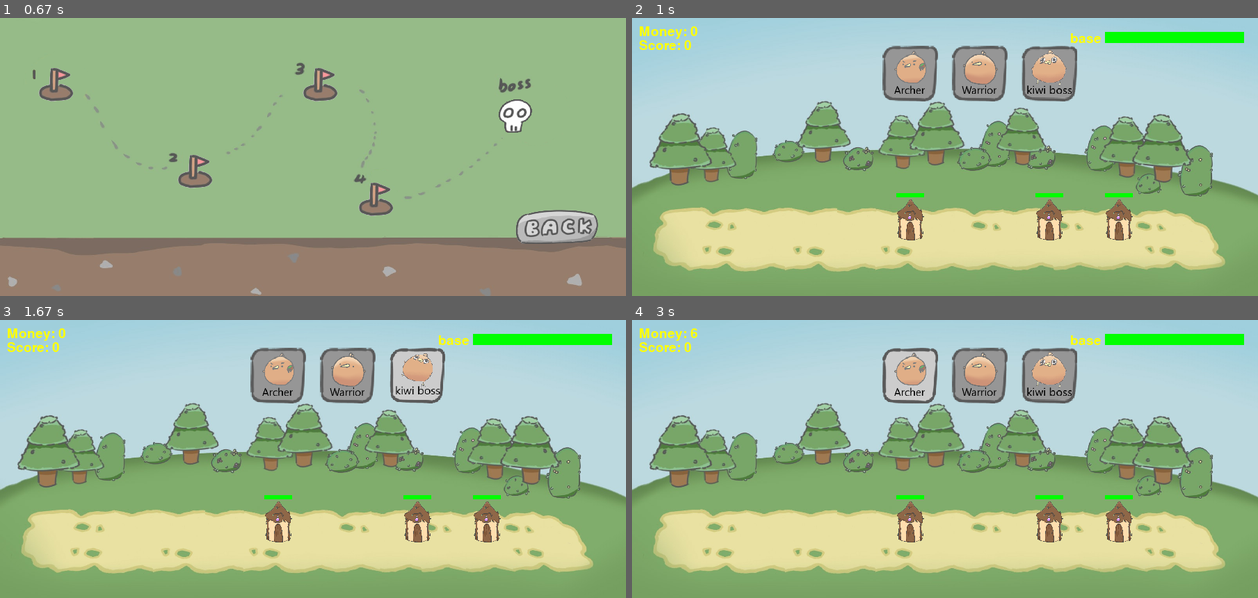
Above: before the commit, frames 1-4 (two rows, left to right).
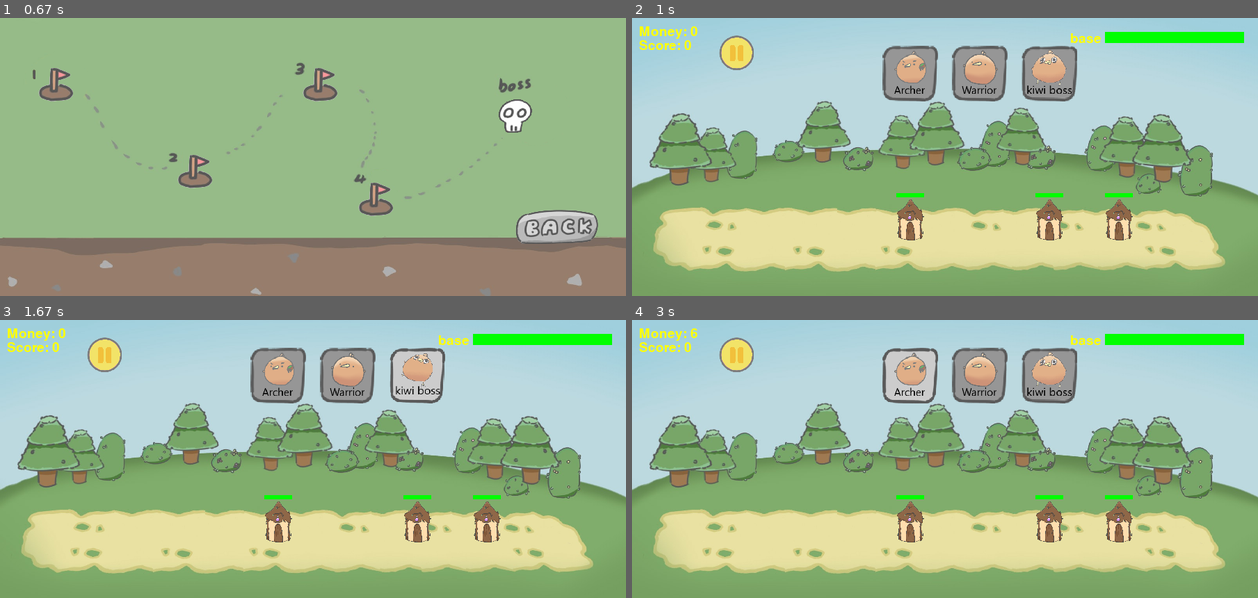
Above: after the commit, the same moments.

Repository: kerothefrog/Actual_Pygame
Game: pygame game, started from main.py
The game is run twice, just before and just after one commit, with the same random seed, the same clock (stepped at 60 frames per second) and the same inputs.
Inputs (mouse positions are in pixels of both pictures, inside the frame that each line leads up to):
- Up to frame 1 (0.67 s): click (137, 87) at 0.38 s
- Up to frame 2 (1 s): click (688, 84) at 0.72 s
- Up to frame 3 (1.67 s): click (406, 361) at 1.05 s; tap Enter at 1.33 s
- Up to frame 4 (3 s): click (738, 353) at 1.72 s; click (1063, 403) at 2.22 s; click (907, 375) at 2.72 s

Frame 1 is identical in both runs. In frame 2, 0.5% of the frame differs, in the area x 14-20%, y 6-19%; in frame 3, 0.5%; in frame 4, 0.5%.

Commit message:
pause button

Diff:
--- a/button.py
+++ b/button.py
@@ -3,7 +3,7 @@
 
 class Interactive_button(pygame.sprite.Sprite):
     def __init__(self,location:tuple,
-                font:pygame.font.SysFont,
+                font=None,
                 text='',
                 button_surf = None,
                 hover_button_surf = None,
@@ -22,18 +22,19 @@
         self.size = (0,0)
 
         #button size
-        proper_size = self.setSize()
-        if size != (0,0):
-            try:
-                if size[0] < proper_size[0] or size[1] < proper_size[1]:
-                    raise SizeInvalidException
-                else:
-                    self.size = size
-            except:
-                print('interactive button size invalid')
-                sys.exit()
-        else:
-            self.size = proper_size
+        if self.text != '':
+            proper_size = self.setSize()
+            if size != (0,0):
+                try:
+                    if size[0] < proper_size[0] or size[1] < proper_size[1]:
+                        raise SizeInvalidException
+                    else:
+                        self.size = size
+                except:
+                    print('interactive button size invalid')
+                    sys.exit()
+            else:
+                self.size = proper_size
 
 
         self.text_surf = self.setText()
--- a/g_var.py
+++ b/g_var.py
@@ -1,2 +1,3 @@
 player_money = 1000
 score = 0
+paused = False
--- a/gameplay.py
+++ b/gameplay.py
@@ -1,5 +1,6 @@
 import pygame, time, os, random, sys, math
 import g_var
+from button import Interactive_button
 
 def spawning_timer(enemy_group:pygame.sprite.Group, level_state:str, time):
     if level_state == 'gameplay1':
@@ -31,6 +32,15 @@
     elif level_state == 'gameplay5':
         return int(math.pow(time/5,1.1))
 
+def load_image(path, size=(30,30), color=(0,0,255)):
+        if os.path.exists(path):
+            img = pygame.image.load(path).convert_alpha()
+            return pygame.transform.scale(img, size)
+        else:
+            surf = pygame.Surface(size)
+            surf.fill(color)
+
+
 # --- 初始化 ---
 def play_game(screen:pygame.Surface, level_state:str):
     # pygame.init()
@@ -54,22 +64,17 @@
     # --- 遊戲參數 ---
     last_income_time = time.time()
     BASE_HP = 100
+    g_var.paused = False
     g_var.player_money = 0
     g_var.score = 0
 
 
     # --- 圖片路徑 ---
-    MELEE_IMAGE_PATH = "birdani/kiwi_bird_1.png"
-    RANGE_IMAGE_PATH = "birdani/kiwi_bird_attack_1.png"
-    ENEMY_IMAGE_PATH = "mushrooms/香菇1_20250429134900.png"
-
-    def load_image(path, size=(30,30), color=BLUE):
-        if os.path.exists(path):
-            img = pygame.image.load(path).convert_alpha()
-            return pygame.transform.scale(img, size)
-        else:
-            surf = pygame.Surface(size)
-            surf.fill(color)
+    # MELEE_IMAGE_PATH = "birdani/kiwi_bird_1.png"
+    # RANGE_IMAGE_PATH = "birdani/kiwi_bird_attack_1.png"
+    # ENEMY_IMAGE_PATH = "mushrooms/香菇1_20250429134900.png"
+
+
 
     # melee_image = load_image(MELEE_IMAGE_PATH, (30,30), BLUE)
     # range_image = load_image(RANGE_IMAGE_PATH, (30,30), GREEN)
@@ -78,6 +83,32 @@
     # --- 背景 ---
     background = pygame.image.load("misks/background.png").convert()
     background = pygame.transform.scale(background, (WIDTH, HEIGHT))
+
+    pause_menu = pygame.image.load("UI/paused_menu.png").convert_alpha()
+    pause_menu = pygame.transform.scale(pause_menu, (560, 340))
+
+    pause_button = pygame.sprite.GroupSingle(Interactive_button(
+        location = (150,50),
+        font=font,
+        button_surf=load_image("UI/pause_button.png", size=(50,50)),
+        hover_button_surf=load_image("UI/pause_button.png", size=(50,50)),
+        size=(50,50)
+    ))
+    pause_menu_back_button = pygame.sprite.GroupSingle(Interactive_button(
+        location=(620,120),
+        font=font,
+        button_surf=load_image("UI/backb.png", size=(75,75)),
+        hover_button_surf=load_image("UI/backb.png", size=(75,75)),
+        size=(75,75)
+    ))
+    pause_menu_quit_button = pygame.sprite.GroupSingle(Interactive_button(
+        location=(300,230),
+        font=font,
+        button_surf=load_image("UI/quit_button.png", size=(150,75)),
+        hover_button_surf=load_image("UI/quit_button.png", size=(150,75)),
+        size=(150,75)
+    ))
+
 
     # --- 群組 ---
     allies = pygame.sprite.Group()
@@ -374,201 +405,230 @@
     running = True
     while running:
         clock.tick(60)
-        screen.blit(background, (0, 0))
         mouse_button_down_event = False
 
-        # 每秒加錢
-        now = time.time()
-        if now - last_income_time >= 1:
-            g_var.player_money += 3
-            last_income_time = now
-
-        # 事件
-        for event in pygame.event.get():
-
-            if event.type==pygame.QUIT:
-                pygame.quit()
-                sys.exit()
-
-            if event.type == enemy_spawn:   #enemy spawning
-                for i in range(spawning_timer(enemy_group=enemies, level_state=level_state, time=now-game_started_time)):
-                    temp = random.randint(0,3)
-                    if temp==0:
-
-                        enemies.add(Enemy(
-                            x=WIDTH + (random.randint(50,300)),
+        current_tick_screen = screen.copy()
+
+        if g_var.paused:
+            for event in pygame.event.get():
+                if event.type == pygame.QUIT:
+                    pygame.quit()
+                    sys.exit()
+
+            if pause_menu_back_button.sprite.is_pressed():
+                g_var.paused = False
+            if pause_menu_quit_button.sprite.is_pressed():
+                return
+
+            screen.blit(current_tick_screen,(0,0))
+            screen.blit(pause_menu,(200,50))
+            pause_menu_back_button.draw(screen)
+            pause_menu_back_button.update(screen)
+            pause_menu_quit_button.draw(screen)
+            pause_menu_quit_button.update(screen)
+
+        else:
+            # 每秒加錢
+            now = time.time()
+            if now - last_income_time >= 1:
+                g_var.player_money += 3
+                last_income_time = now
+
+            # 事件
+            for event in pygame.event.get():
+
+                if event.type==pygame.QUIT:
+                    pygame.quit()
+                    sys.exit()
+
+                if event.type == enemy_spawn:   #enemy spawning
+                    for i in range(spawning_timer(enemy_group=enemies, level_state=level_state, time=now-game_started_time)):
+                        temp = random.randint(0,3)
+                        if temp==0:
+
+                            enemies.add(Enemy(
+                                x=WIDTH + (random.randint(50,300)),
+                                y=300,
+                                images_walk = [pygame.image.load(f"mushrooms/mushroom_walk_{i}.png") for i in range(1,4)],
+                                images_attack = [pygame.image.load(f"mushrooms/mushroom_walk_{i}.png") for i in range(1,4)],
+                                hp=10,
+                                score_when_killed=20,
+                                money_when_killed=1
+                            ))
+
+                        elif temp ==1:
+
+                            enemies.add(Enemy(
+                                x=WIDTH + (random.randint(50,300)),
+                                y=300,
+                                images_walk = [pygame.image.load(f"mushrooms/mushroom2_walk_{i}.png") for i in range(1,4)],
+                                images_attack = [pygame.image.load(f"mushrooms/mushroom2_walk_{i}.png") for i in range(1,4)],
+                                hp=25,
+                                score_when_killed=50,
+                                money_when_killed=3
+                            ))
+
+                        elif temp ==2:
+
+                            enemies.add(Enemy(
+                                x=WIDTH + (random.randint(50,300)),
+                                y=300,
+                                images_walk = [pygame.image.load(f"mushrooms/mushroom3_walk_{i}.png") for i in range(1,8)],
+                                images_attack = [pygame.image.load(f"mushrooms/mushroom3_walk_{i}.png") for i in range(1,8)],
+                                hp=40,
+                                score_when_killed=80,
+                                money_when_killed=3
+                            ))
+
+                        else:
+
+                            enemies.add(Enemy(
+                                x=WIDTH + (random.randint(50,300)),
+                                y=300,
+                                images_walk = [pygame.image.load(f"mushrooms/mushroom4_walk_{i}.png") for i in range(1,7)],
+                                images_attack = [pygame.image.load(f"mushrooms/mushroom4_walk_{i}.png") for i in range(1,7)],
+                                hp=15,
+                                score_when_killed=30,
+                                money_when_killed=1
+                            ))
+
+                if event.type==pygame.KEYDOWN:
+                    pass
+
+                if event.type == pygame.MOUSEBUTTONDOWN:
+                    mouse_button_down_event = True
+
+                #spawning_warriors
+                if event.type == warrior_spawn:
+                    if g_var.player_money >= 10:
+                        walk_images = [pygame.image.load(f"birdani/kiwi_bird_{i}.png") for i in range(1,9)]
+                        attack_images = [pygame.image.load(f"birdani/kiwi_bird_jump_{i}.png") for i in range(1,8)]
+                        allies.add(Unit(
+                            x=50,
                             y=300,
-                            images_walk = [pygame.image.load(f"mushrooms/mushroom_walk_{i}.png") for i in range(1,4)],
-                            images_attack = [pygame.image.load(f"mushrooms/mushroom_walk_{i}.png") for i in range(1,4)],
-                            hp=10,
-                            score_when_killed=20,
-                            money_when_killed=1
+                            images_walk=walk_images,
+                            images_attack=attack_images,
+                            attack=5,
+                            attack_speed=0.8,
+                            hp=40,
+                            range_type="melee",
+                            move_speed=2.0,
+                            attack_range=40
                         ))
-
-                    elif temp ==1:
-
-                        enemies.add(Enemy(
-                            x=WIDTH + (random.randint(50,300)),
+                        g_var.player_money -=10
+
+                if event.type == archer_spawn:
+                    if g_var.player_money >= 15:
+                        walk_images = [pygame.image.load(f"birdani/kiwi_bird_{i}.png") for i in range(1,9)]
+                        attack_images = [pygame.image.load(f"birdani/kiwi_bird_attack_{i}.png") for i in range(1,5)]
+                        allies.add(Unit(
+                            x=50,
                             y=300,
-                            images_walk = [pygame.image.load(f"mushrooms/mushroom2_walk_{i}.png") for i in range(1,4)],
-                            images_attack = [pygame.image.load(f"mushrooms/mushroom2_walk_{i}.png") for i in range(1,4)],
+                            images_walk= walk_images,
+                            images_attack= attack_images,
+                            attack=8,
+                            attack_speed=0.5,
                             hp=25,
-                            score_when_killed=50,
-                            money_when_killed=3
-                        ))
-
-                    elif temp ==2:
-
-                        enemies.add(Enemy(
-                            x=WIDTH + (random.randint(50,300)),
+                            range_type="ranged",
+                            move_speed=1,
+                            attack_range=150))
+                        g_var.player_money -=15
+
+                if event.type == kiwi_boss_spawn:
+                    if g_var.player_money >= 40:
+                        walk_images = [pygame.image.load(f"birdani/kiwi_bird_{i}.png") for i in range(1,9)]
+                        attack_images = [pygame.image.load(f"birdani/kiwi_boss_{i}.png") for i in range(1,11)]
+                        allies.add(Unit(
+                            x=50,
                             y=300,
-                            images_walk = [pygame.image.load(f"mushrooms/mushroom3_walk_{i}.png") for i in range(1,8)],
-                            images_attack = [pygame.image.load(f"mushrooms/mushroom3_walk_{i}.png") for i in range(1,8)],
-                            hp=40,
-                            score_when_killed=80,
-                            money_when_killed=3
-                        ))
-
-                    else:
-
-                        enemies.add(Enemy(
-                            x=WIDTH + (random.randint(50,300)),
-                            y=300,
-                            images_walk = [pygame.image.load(f"mushrooms/mushroom4_walk_{i}.png") for i in range(1,7)],
-                            images_attack = [pygame.image.load(f"mushrooms/mushroom4_walk_{i}.png") for i in range(1,7)],
-                            hp=15,
-                            score_when_killed=30,
-                            money_when_killed=1
-                        ))
-
-            if event.type==pygame.KEYDOWN:
-                pass
-
-            if event.type == pygame.MOUSEBUTTONDOWN:
-                mouse_button_down_event = True
-
-            #spawning_warriors
-            if event.type == warrior_spawn:
-                if g_var.player_money >= 10:
-                    walk_images = [pygame.image.load(f"birdani/kiwi_bird_{i}.png") for i in range(1,9)]
-                    attack_images = [pygame.image.load(f"birdani/kiwi_bird_jump_{i}.png") for i in range(1,8)]
-                    allies.add(Unit(
-                        x=50,
-                        y=300,
-                        images_walk=walk_images,
-                        images_attack=attack_images,
-                        attack=5,
-                        attack_speed=0.8,
-                        hp=40,
-                        range_type="melee",
-                        move_speed=2.0,
-                        attack_range=40
-                    ))
-                    g_var.player_money -=10
-
-            if event.type == archer_spawn:
-                if g_var.player_money >= 15:
-                    walk_images = [pygame.image.load(f"birdani/kiwi_bird_{i}.png") for i in range(1,9)]
-                    attack_images = [pygame.image.load(f"birdani/kiwi_bird_attack_{i}.png") for i in range(1,5)]
-                    allies.add(Unit(
-                        x=50,
-                        y=300,
-                        images_walk= walk_images,
-                        images_attack= attack_images,
-                        attack=8,
-                        attack_speed=0.5,
-                        hp=25,
-                        range_type="ranged",
-                        move_speed=1,
-                        attack_range=150))
-                    g_var.player_money -=15
-
-            if event.type == kiwi_boss_spawn:
-                if g_var.player_money >= 40:
-                    walk_images = [pygame.image.load(f"birdani/kiwi_bird_{i}.png") for i in range(1,9)]
-                    attack_images = [pygame.image.load(f"birdani/kiwi_boss_{i}.png") for i in range(1,11)]
-                    allies.add(Unit(
-                        x=50,
-                        y=300,
-                        images_walk= walk_images,
-                        images_attack= attack_images,
-                        attack=30,
-                        attack_speed=0.5,
-                        hp=150,
-                        range_type="melee",
-                        move_speed=1,
-                        attack_range=40,
-                        frame_interval=0.1))
-                    g_var.player_money -=40
-
-        # 更新
-        allies.update(enemies)
-        enemies.update(allies)
-        arrows.update()
-        hit_effects.update()
-        character_select_boxes.update()
-        for character in character_select_boxes:
-            if character.is_clicked() and mouse_button_down_event: pygame.event.post(character.spawning_event)
-
-        # 檢查敵人攻擊基地
-        for e in enemies:
-            if e.rect.x <= 0:
-                BASE_HP -= e.attack
-                e.kill()
-
-        # 遊戲結束判定
-        if BASE_HP <=0:
-            screen.fill((200,0,0))
-            game_over_text = font_bigger.render("Lose", True, WHITE)
-            game_over_score_text = font_bigger.render(f"Your score: {g_var.score}", True, WHITE)
-            screen.blit(game_over_text, (150,100))
-            screen.blit(game_over_score_text,(150,150))
-            pygame.display.flip()
-            pygame.time.wait(1000)
-            running = False
-
-        # 胜利判定
-        if len(towers) == 0:
-            screen.fill((0,200,0))
-            win_text = font_bigger.render("Win", True, WHITE)
-            game_over_score_text = font_bigger.render(f"Your score: {g_var.score}", True, WHITE)
-            screen.blit(win_text, (150,100))
-            screen.blit(game_over_score_text,(150,150))
-            pygame.display.flip()
-            pygame.time.wait(1000)
-            running = False
-
-        # 繪製
-        towers.draw(screen)
-        allies.draw(screen)
-        enemies.draw(screen)
-        character_select_boxes.draw(screen)
-        for arrow in arrows:
-            arrow.draw(screen)
-        for effect in hit_effects:
-            effect.draw(screen)
-
-
-        # 顯示血條
-        for ally in allies:
-            ally.draw_health(screen)
-        for e in enemies:
-            e.draw_health(screen)
-        for t in towers:
-            t.draw_health(screen)
-
-        # 顯示金錢
-        money_text = font.render(f"Money: {g_var.player_money}", True, YELLOW)
-        screen.blit(money_text, (10,10))
-
-        # draw base hp box
-        pygame.draw.rect(screen, RED, (WIDTH-220, 20, 200, 16))
-        pygame.draw.rect(screen, GREEN, (WIDTH-220, 20, 200*(BASE_HP/100), 16))
-        screen.blit(font.render("base", True, YELLOW), (WIDTH-270,20))
-
-        # draw score text
-        score_text = font.render(f"Score: {g_var.score}", True, YELLOW)
-        screen.blit(score_text, (10,30))
+                            images_walk= walk_images,
+                            images_attack= attack_images,
+                            attack=30,
+                            attack_speed=0.5,
+                            hp=150,
+                            range_type="melee",
+                            move_speed=1,
+                            attack_range=40,
+                            frame_interval=0.1))
+                        g_var.player_money -=40
+
+            # 更新
+            allies.update(enemies)
+            enemies.update(allies)
+            arrows.update()
+            hit_effects.update()
+            character_select_boxes.update()
+            for character in character_select_boxes:
+                if character.is_clicked() and mouse_button_down_event: pygame.event.post(character.spawning_event)
+
+            # 檢查敵人攻擊基地
+            for e in enemies:
+                if e.rect.x <= 0:
+                    BASE_HP -= e.attack
+                    e.kill()
+
+            # 遊戲結束判定
+            if BASE_HP <=0:
+                screen.fill((200,0,0))
+                game_over_text = font_bigger.render("Lose", True, WHITE)
+                game_over_score_text = font_bigger.render(f"Your score: {g_var.score}", True, WHITE)
+                screen.blit(game_over_text, (150,100))
+                screen.blit(game_over_score_text,(150,150))
+                pygame.display.flip()
+                pygame.time.wait(1000)
+                running = False
+
+            # 胜利判定
+            if len(towers) == 0:
+                screen.fill((0,200,0))
+                win_text = font_bigger.render("Win", True, WHITE)
+                game_over_score_text = font_bigger.render(f"Your score: {g_var.score}", True, WHITE)
+                screen.blit(win_text, (150,100))
+                screen.blit(game_over_score_text,(150,150))
+                pygame.display.flip()
+                pygame.time.wait(1000)
+                running = False
+
+            # 繪製
+            screen.blit(background, (0, 0))
+            towers.draw(screen)
+            allies.draw(screen)
+            enemies.draw(screen)
+            character_select_boxes.draw(screen)
+            for arrow in arrows:
+                arrow.draw(screen)
+            for effect in hit_effects:
+                effect.draw(screen)
+
+
+            # 顯示血條
+            for ally in allies:
+                ally.draw_health(screen)
+            for e in enemies:
+                e.draw_health(screen)
+            for t in towers:
+                t.draw_health(screen)
+
+            # 顯示金錢
+            money_text = font.render(f"Money: {g_var.player_money}", True, YELLOW)
+            screen.blit(money_text, (10,10))
+
+            # draw base hp box
+            pygame.draw.rect(screen, RED, (WIDTH-220, 20, 200, 16))
+            pygame.draw.rect(screen, GREEN, (WIDTH-220, 20, 200*(BASE_HP/100), 16))
+            screen.blit(font.render("base", True, YELLOW), (WIDTH-270,20))
+
+            # draw score text
+            score_text = font.render(f"Score: {g_var.score}", True, YELLOW)
+            screen.blit(score_text, (10,30))
+
+            #draw pause button
+            pause_button.draw(screen)
+            pause_button.update(screen)
+
+            #detect if paused
+            if pause_button.sprite.is_pressed():
+                g_var.paused = True
 
         pygame.display.flip()
 
Binary file added: UI/pause_button.png
Binary file added: UI/paused_menu.png
